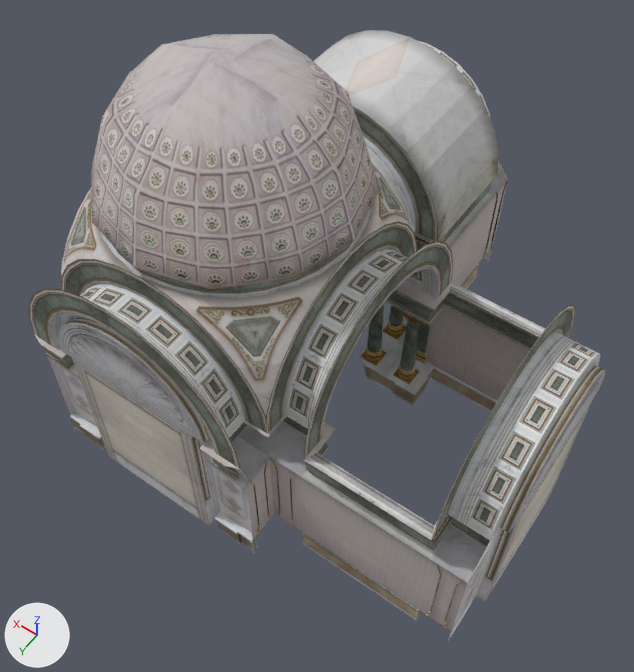
An edit to the OBJ model assets/3D/mobile/models/Temple.obj, drawn before and after from the same camera.
One viewpoint serves both versions: a camera (50 mm lens) standing at (-38.76, 37.64, 27.21) and looking at (-28.89, 23.82, 5.49). Lighting does not change. The marker at lower left points along +X, +Y and +Z. Where no turn or scale is listed for an object, it has been applied to the vertices.

In view in the first picture: 'Gang_Cap_Bogen007', 'Gang_Cap_Bogen011', 'Gang_Endstck088', 'Gang_Endstck089', 'Gang_Endstck091', 'Gang_Endstck093', 'Gang_Wand_Standart089', 'Gang_Wand_Standart090', 'Object062', 'Object063', 'Object065', 'Pillar_Round113'.
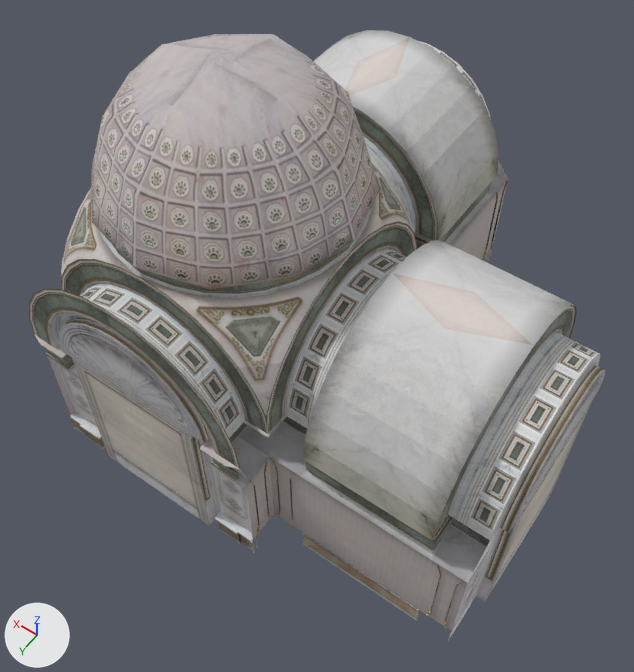
The change, as a list of edits to the scene's bpy script:
```text
Add me_object064:
    me_object064.from_pydata(...)  # 45 vertices, 56 faces; spans x -35.41..-31.18, y 19.52..27.72, z 5.64..9.74
    me_object064.materials.append(mat_material__1201)  # picture img_roof_tiles_jpg
Add ob_object064:
    ob_object064 = bpy.data.objects.new('Object064', me_object064)
    ob_object064.location = (0.0, 0.0, 0.0)
```

What differs and where, as boxes (x1, y1, x2, y2) in the pictures (634 x 672 px):
'Object064', added: after (303, 240, 577, 541)
'Gang_Wand_Standart089', unchanged, covered by the edit: before (432, 282, 545, 412)
'Pillar_Round113', unchanged, covered by the edit: (250, 181, 508, 629) in both
